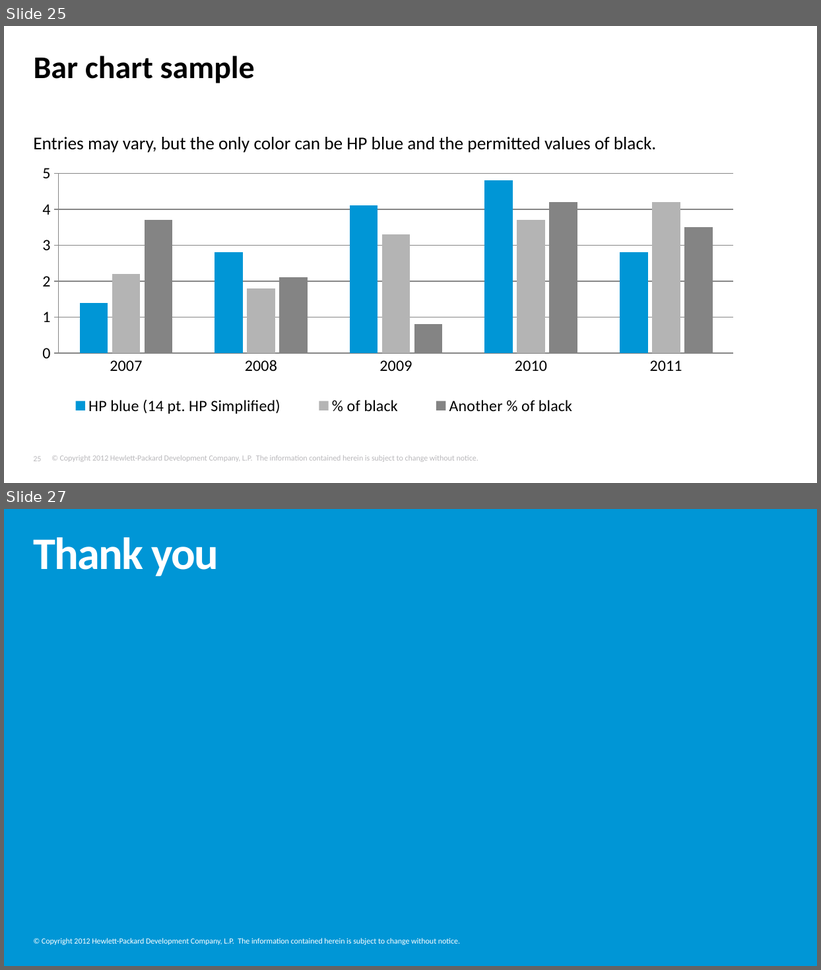
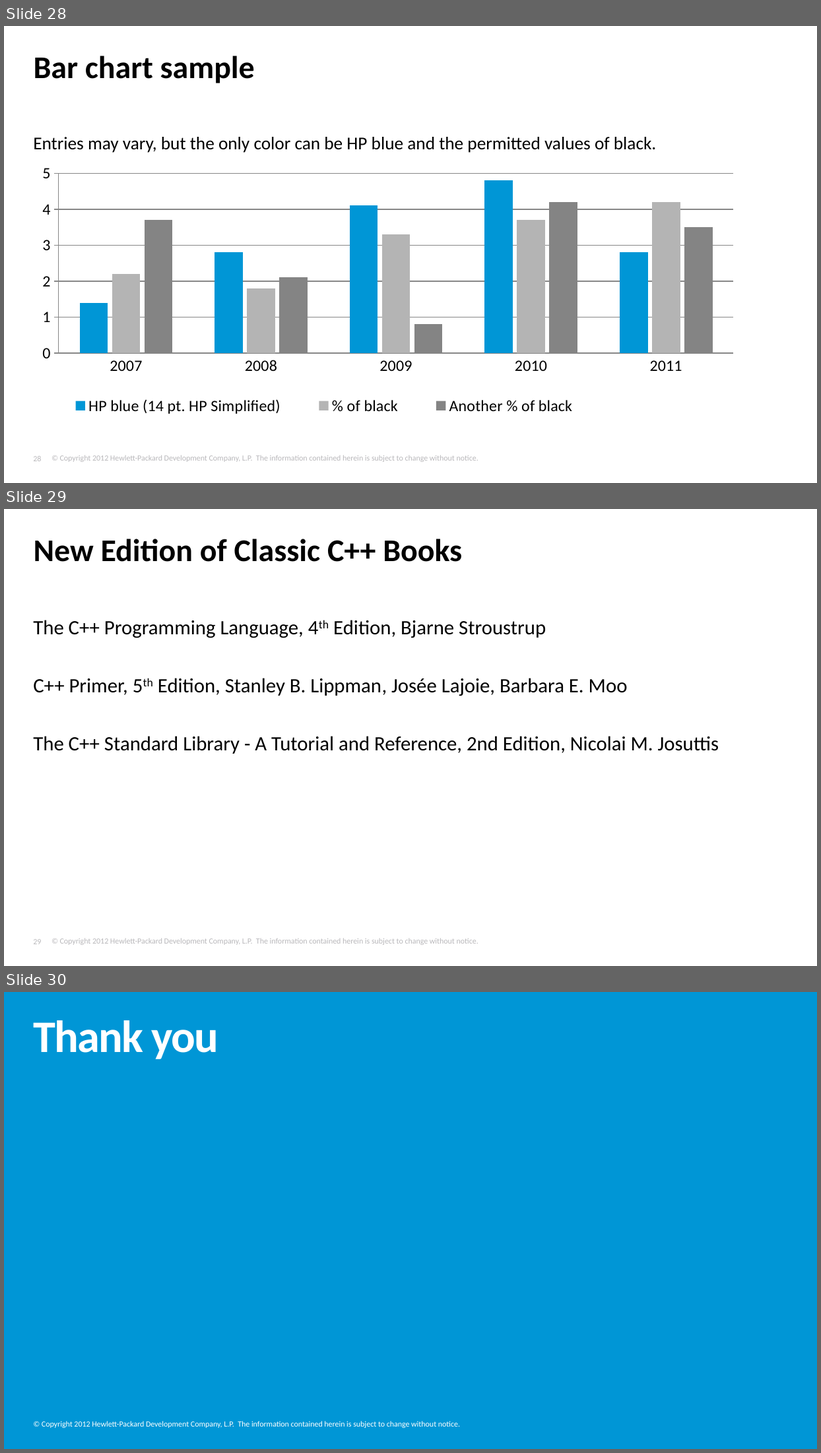
Before and after one commit to tjliupeng/CPP11, a slide deck: C++11.pptx. Shown one above the other, each under a label of ours: slides 25 and 27 before the commit, slides 28, 29 and 30 after it; the slides between them are not shown. The pictures are 821x970 and 821x1453 pixels, drawn with LibreOffice and Linux fonts; fonts in the diff are those of the drawing; background and template pictures are left out. Boxes give left, top, right and bottom in pixels: in the first picture for what was removed or moved away, otherwise in the second. Text is boxed around its words. In the diff, an @@ line names an element or a change of style, - is before the commit and + after.

```diff
--- a/C++11.pptx
+++ b/C++11.pptx
@@ slide 29 added at [4,509,817,966], background #FFFFFF; not listed: 2 template elements that a slide beside it also shows @@
@@ title added at [34,539,462,562], 28 pt, text #000000, bold @@
+New Edition of Classic C++ Books
@@ text added at [33,620,719,754], 18 pt, text #000000 @@
+  The C++ Programming Language, 4th Edition, Bjarne Stroustrup
+  C++ Primer, 5th Edition, Stanley B. Lippman, Josée Lajoie, Barbara E. Moo
+  The C++ Standard Library - A Tutorial and Reference, 2nd Edition, Nicolai M. Josuttis
@@ what was slide 25 is now slide 28 @@
@@ what was slide 27 is now slide 30 @@
```
Also in this commit, not shown: 2 slides changed, 3 other slides added, 1 slide removed.
